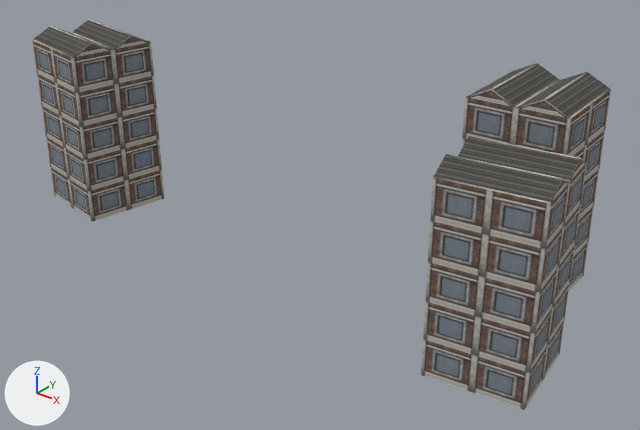
Before and after pictures for a commit that changed the OBJ model examples/vehicle-playground/res/models/urban/procgen-procpain-district-tower-x0zm2.obj.
Rendered twice from a 50 mm lens placed at (52.9, -68.8, 39.6), pointed at (6.9, -11.3, 4.0). The lights are fixed; the arrows at lower left show +X, +Y and +Z. The picture after the commit comes second. Where no turn or scale is listed for an object, it has been applied to the vertices. Vertices at exactly the same position are counted once.

In view in the first picture: 'procgen-procpain-district-tower-x0zm2'.
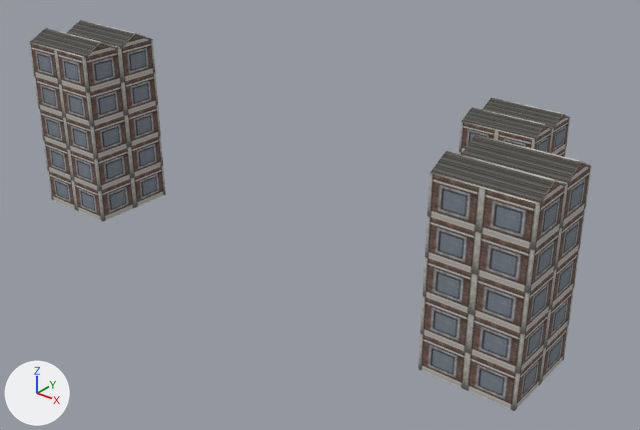
What differs and where, as boxes [x1, y1, x2, y2] in the pictures (640 x 430 px; the box of a moved part takes in the faces that stretch with it):
'procgen-procpain-district-tower-x0zm2', reshaped: before [32, 19, 611, 410]; after [29, 20, 592, 411]
part 1 of me_procgen_procpain_district_tower_x0zm2, moved or reshaped: before [421, 136, 587, 410]; after [418, 135, 592, 411]
part 2 of me_procgen_procpain_district_tower_x0zm2, moved or reshaped: before [32, 19, 164, 222]; after [459, 97, 570, 157]
part 3 of me_procgen_procpain_district_tower_x0zm2, moved or reshaped: before [461, 63, 611, 291]; after [29, 20, 166, 221]

The edits, one by one:
me_procgen_procpain_district_tower_x0zm2 is used by ob_procgen_procpain_district_tower_x0zm2; location (0.0, 0.0, 0.0).
me_procgen_procpain_district_tower_x0zm2 had 42 vertices, 66 faces and spanned x -23.5..32.7, y -21.6..0.1, z 0.0..18.5.
me_procgen_procpain_district_tower_x0zm2 now has 42 vertices, 66 faces and spans x -22.8..32.2, y -21.1..1.7, z 0.0..18.0.
me_procgen_procpain_district_tower_x0zm2 part 1: the loose piece of 14 vertices spanning x 23.7..32.7, y -21.6..-12.6, z 0.0..17.0 is turned -7.6 degrees about the z axis through its middle.
me_procgen_procpain_district_tower_x0zm2 part 2: the loose piece of 14 vertices spanning x -23.5..-13.7, y -20.4..-10.6, z 0.0..18.0 is turned -169.8 degrees about the z axis through its middle and scaled by 0.809, then moved by (39.4, 13.8, -1.7).
me_procgen_procpain_district_tower_x0zm2 part 3: the loose piece of 14 vertices spanning x 19.3..28.4, y -9.0..0.1, z 0.0..18.5 is turned 87.2 degrees about the z axis through its middle and scaled by 0.973, then moved by (-42.5, -11.1, -0.2).
